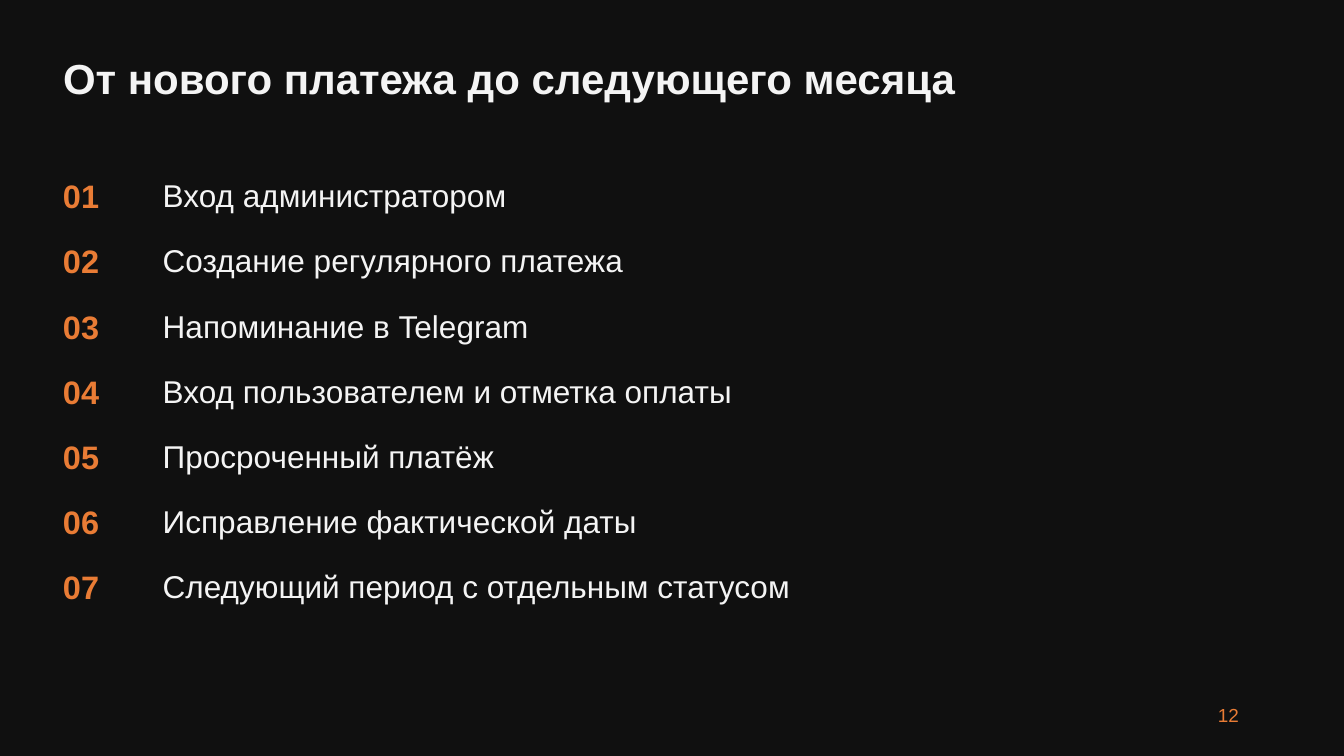
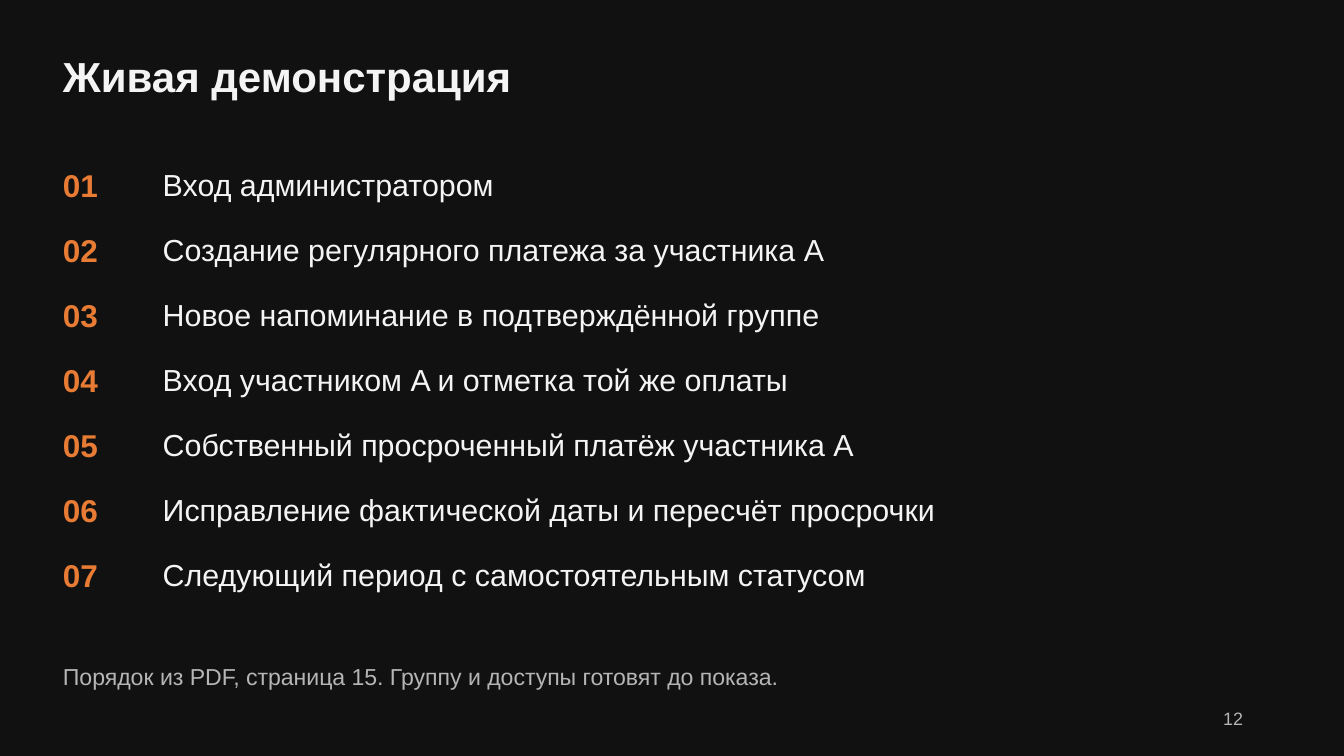
Before and after one commit to MadSparr0w0/aeza-renewals, a slide deck: slide 12 of deliverables/Rex_aeza_InvoiceKeeper.pptx. Drawn at 1344x756 pixels with LibreOffice and Linux fonts; fonts in the diff are those of the drawing. Boxes give left, top, right and bottom in pixels: in the first picture for what was removed or moved away, otherwise in the second. Text is boxed around its words. In the diff, an @@ line names an element or a change of style, - is before the commit and + after.

```diff
--- a/deliverables/Rex_aeza_InvoiceKeeper.pptx
+++ b/deliverables/Rex_aeza_InvoiceKeeper.pptx
@@ background #101010 to #111111 @@
@@ text at bbox=[63, 63, 511, 100]: text changed @@
-От нового платежа до следующего месяца
+Живая демонстрация
@@ text "Вход администратором" at bbox=[163, 175, 494, 202]: size 22.5 to 21.8 pt @@
@@ 8 texts: place and size @@
-8 texts at bbox=[63, 185, 506, 600]
+8 texts at bbox=[63, 175, 494, 588]
@@ size 23.2 to 22.5 pt in 7 elements at bbox=[63, 435, 98, 458], bbox=[63, 175, 98, 198], bbox=[63, 305, 98, 328], bbox=[63, 500, 98, 523], bbox=[63, 565, 98, 588], bbox=[63, 370, 98, 393], bbox=[63, 240, 98, 263] @@
@@ text at bbox=[163, 239, 824, 267]: text changed; size 22.5 to 21.8 pt @@
-Создание регулярного платежа
+Создание регулярного платежа за участника A
@@ text at bbox=[163, 303, 820, 332]: text changed; size 22.5 to 21.8 pt @@
-Напоминание в Telegram
+Новое напоминание в подтверждённой группе
@@ text at bbox=[163, 368, 788, 397]: text changed; size 22.5 to 21.8 pt @@
-Вход пользователем и отметка оплаты
+Вход участником A и отметка той же оплаты
@@ text at bbox=[163, 433, 853, 462]: text changed; size 22.5 to 21.8 pt @@
-Просроченный платёж
+Собственный просроченный платёж участника A
@@ text at bbox=[163, 498, 935, 527]: text changed; size 22.5 to 21.8 pt @@
-Исправление фактической даты
+Исправление фактической даты и пересчёт просрочки
@@ text at bbox=[163, 563, 865, 592]: text changed; size 22.5 to 21.8 pt @@
-Следующий период с отдельным статусом
+Следующий период с самостоятельным статусом
@@ text added at bbox=[63, 669, 778, 690], 16.5 pt, text #B5B5B5 @@
+Порядок из PDF, страница 15. Группу и доступы готовят до показа.
@@ text "12" at bbox=[1223, 712, 1243, 725]: size 13.5 to 12.8 pt, text colour #E97C35 to #B5B5B5 @@
```
Also in this commit, not shown: 6 other slides changed, 8 slides added, 8 slides removed, 9 other files.
